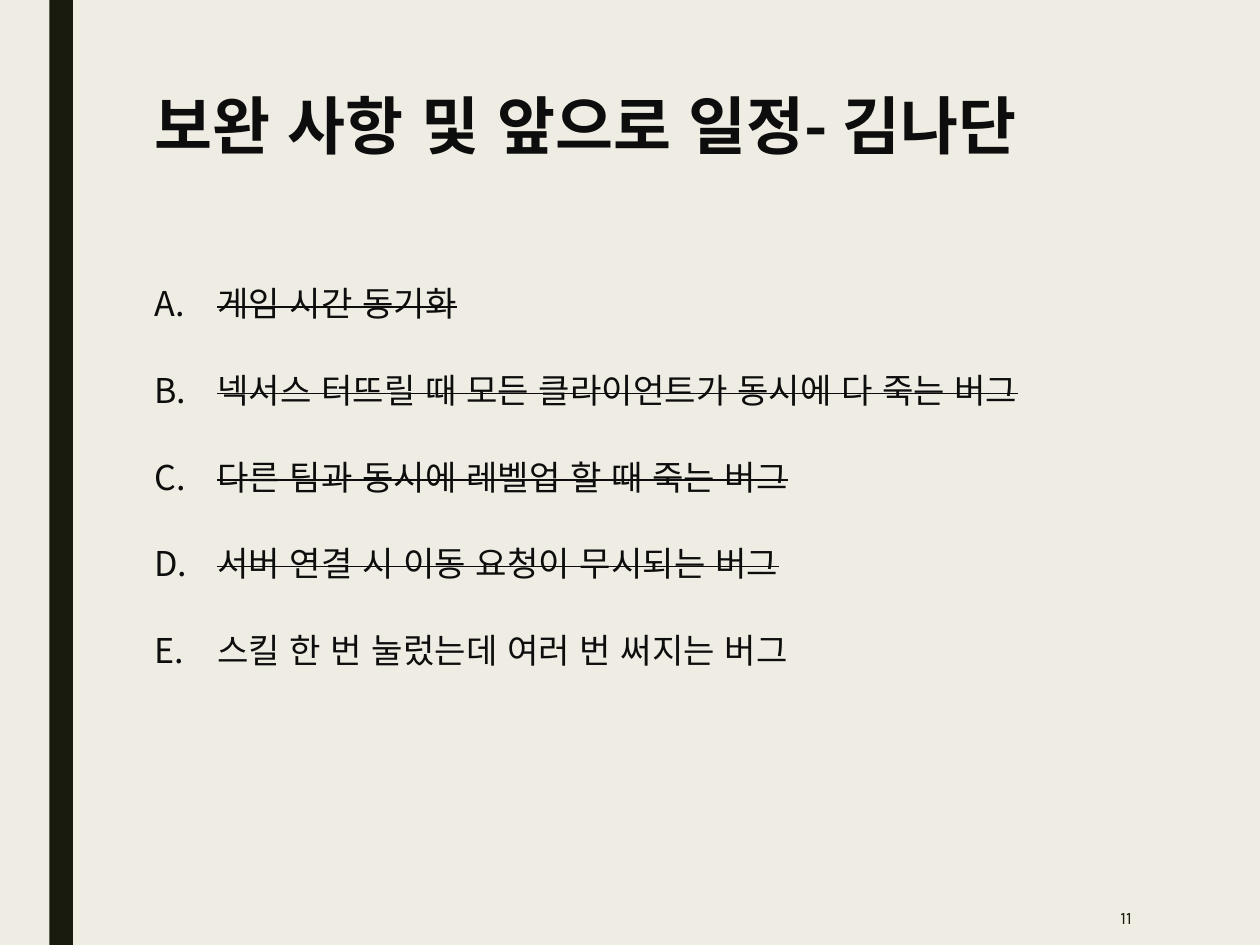
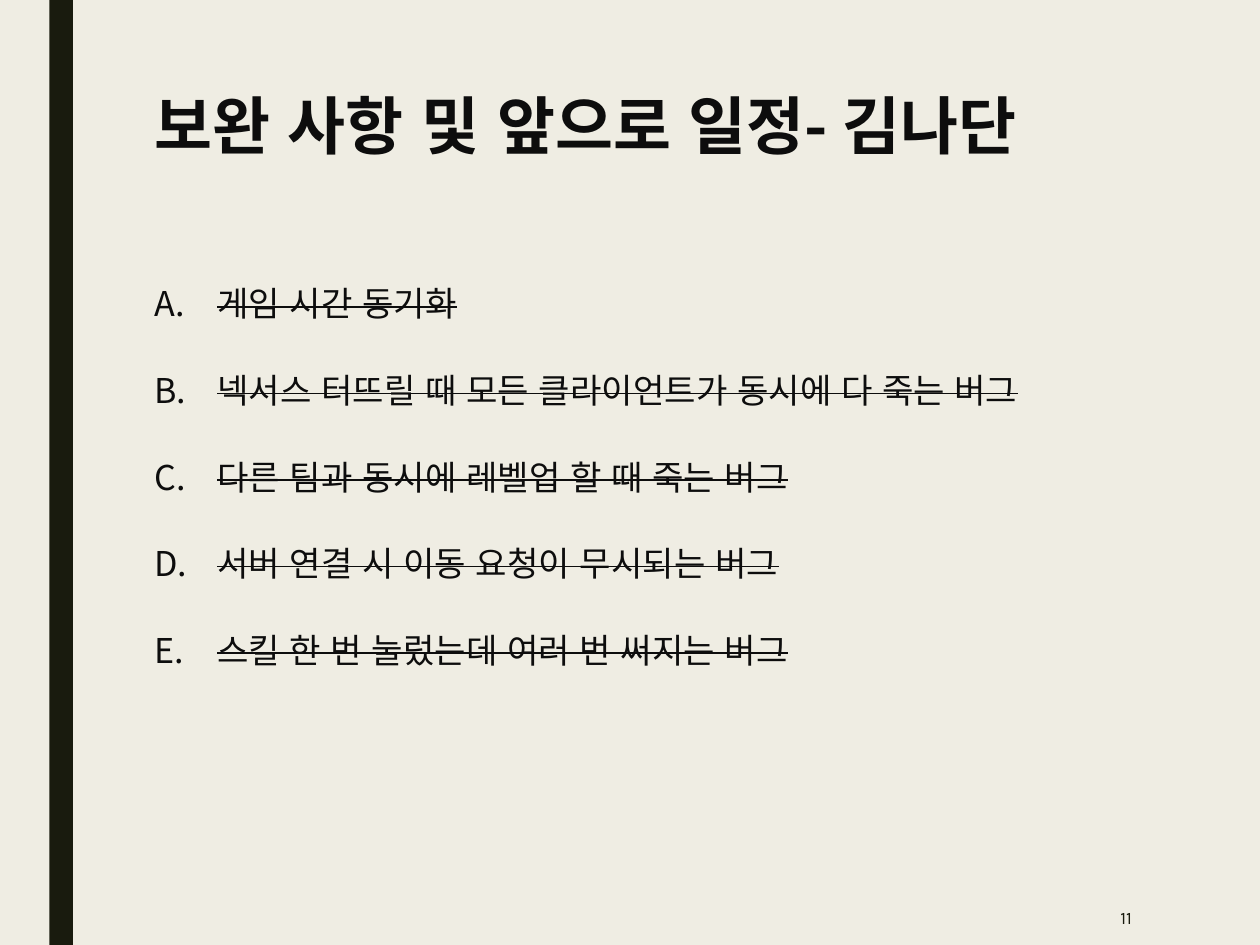
Before and after one commit to Kim2Kang/Documents, a slide deck: slide 11 of 진행사항.pptx. Drawn at 1260x945 pixels with LibreOffice and Linux fonts; fonts in the diff are those of the drawing. Boxes give left, top, right and bottom in pixels: in the first picture for what was removed or moved away, otherwise in the second. Text is boxed around its words. In the diff, an @@ line names an element or a change of style, - is before the commit and + after.

Commit message:
보고서 및 진행사항 업데이트

```diff
--- a/진행사항.pptx
+++ b/진행사항.pptx
@@ text at (x1=217, y1=634, x2=788, y2=666): strikethrough on in "스킬 한 번 눌렀는데 여러 번 써지는 ..." @@
```
Also in this commit, not shown: 1 other file.
